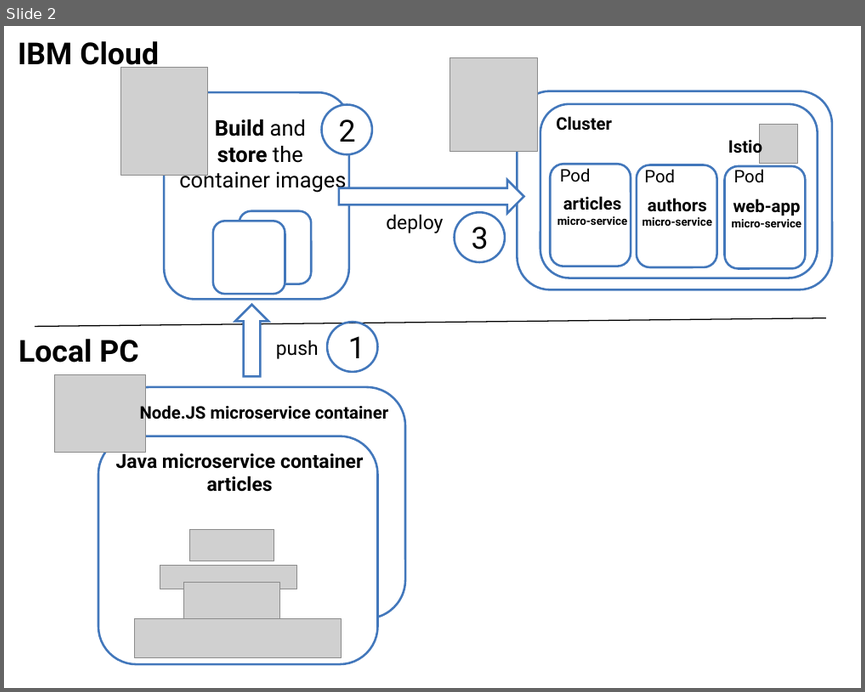
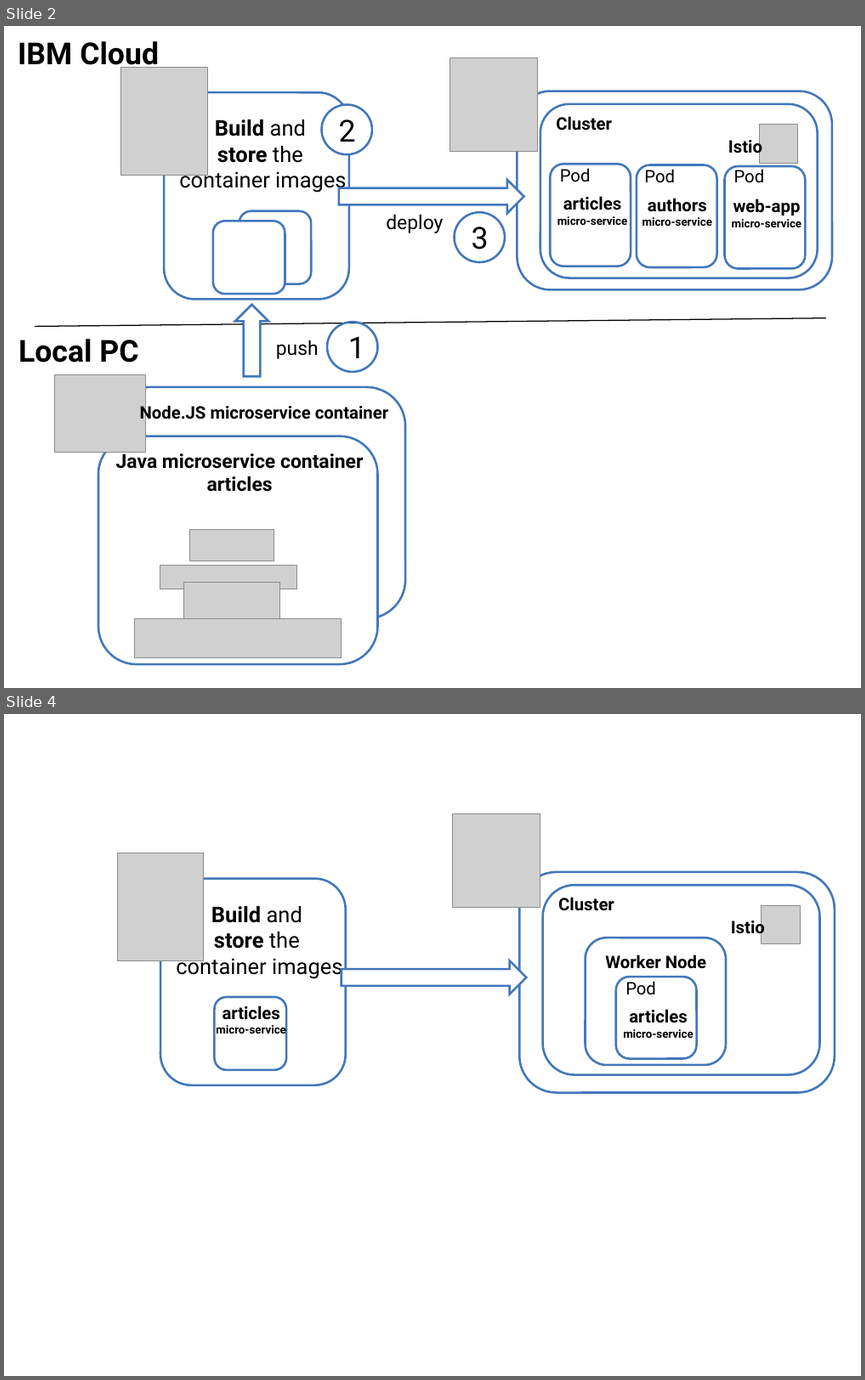
Before and after one commit to IBM/cloud-native-starter, a slide deck: workshop/images/architecture.pptx. Shown one above the other, each under a label of ours: slide 2 before the commit, slides 2 and 4 after it; the slides between them are not shown. The pictures are 865x692 and 865x1380 pixels, drawn with LibreOffice and Linux fonts; fonts in the diff are those of the drawing; grey boxes stand for pictures. Boxes give left, top, right and bottom in pixels: in the first picture for what was removed or moved away, otherwise in the second. Text is boxed around its words. In the diff, an @@ line names an element or a change of style, - is before the commit and + after.

Commit message:
update - workshop documentation - 00 -windows, 00, 02, 04 (add the Dockerfile setup for windows) change - bash script - add kiali on kubernetes ot show urls change - istio virtual service - add the kiali mapping to the virtual service

```diff
--- a/workshop/images/architecture.pptx
+++ b/workshop/images/architecture.pptx
@@ slide 4 added at <box>4,714,861,1376</box>, background #FFFFFF @@
@@ picture added at <box>453,813,540,908</box> @@
@@ picture added at <box>117,853,204,960</box> @@
@@ rounded rectangle added at <box>160,878,346,1085</box>, outline #4277BB 2 pt @@
@@ rounded rectangle added at <box>520,872,834,1092</box>, outline #4277BB 2 pt @@
@@ rounded rectangle added at <box>543,886,820,1075</box>, outline #4277BB 2 pt @@
@@ text added at <box>176,906,342,980</box>, 20 pt, text #000000 @@
+Build and
+store the
+container images
@@ text added at <box>558,897,614,911</box>, 16 pt, text #000000, bold @@
+Cluster
@@ picture added at <box>761,905,800,944</box> @@
@@ rounded rectangle added at <box>585,938,726,1064</box>, outline #4277BB 2 pt @@
@@ text added at <box>731,918,765,939</box>, 16 pt, text #000000, bold @@
+Istio
@@ up arrow added at <box>341,961,526,994</box>, fill #FFFFFF, outline #4277BB 2 pt @@
@@ text added at <box>605,955,706,969</box>, 16 pt, text #000000, bold @@
+Worker Node
@@ rounded rectangle added at <box>615,977,696,1058</box>, outline #4277BB 2 pt @@
@@ text added at <box>625,981,656,995</box>, 16 pt, text #000000 @@
+Pod
@@ rounded rectangle added at <box>214,997,286,1070</box>, fill #FFFFFF, outline #4277BB 2 pt @@
@@ text added at <box>216,1006,286,1038</box>, 10.5 pt, text #000000, bold @@
+articles
+micro-service
@@ text added at <box>623,1009,693,1038</box>, 10.5 pt, text #000000, bold @@
+articles
+micro-service
```
Also in this commit, not shown: 2 other slides added, 10 other files.
